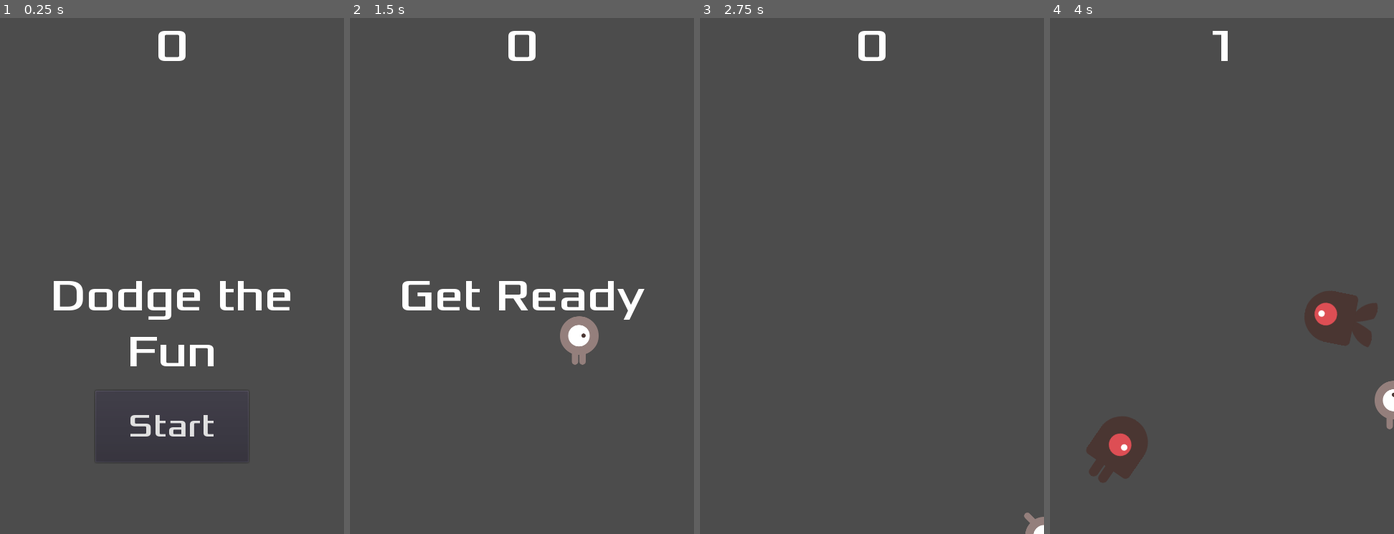
Above: before the commit, frames 1-4 (left to right).
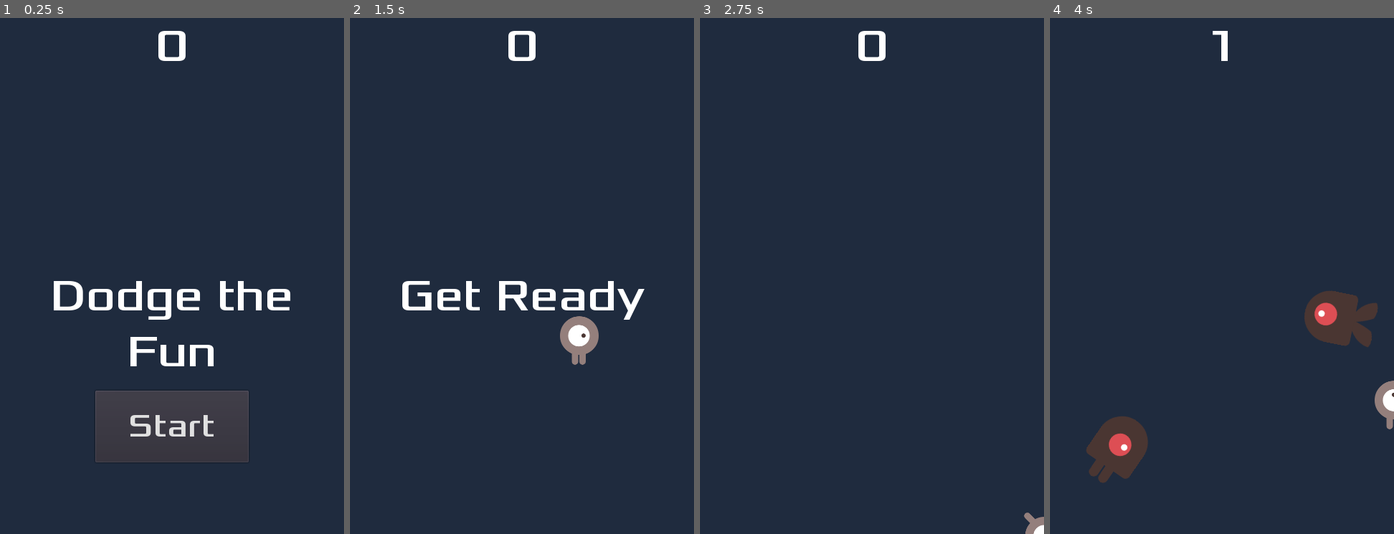
Above: after the commit, the same moments.

Repository: twinmystery/GameDodger
Game: Godot game, scene res://Main.tscn
The game is run twice, just before and just after one commit, with the same random seed, the same clock (stepped at 60 frames per second) and the same inputs.
Inputs:
- Up to frame 1 (0.25 s): no input
- Up to frame 2 (1.5 s): click "Start" at 0.5 s; tap Enter at 1.25 s; hold Right (ui_right) from 1.28 s (still down)
- Up to frame 3 (2.75 s): release Right (ui_right) at 2.03 s; hold Down (ui_down) from 2.03 s (still down)
- Up to frame 4 (4 s): release Down (ui_down) at 2.78 s; hold Right (ui_right) 2.78-3.53 s; hold Up (ui_up) from 3.53 s (still down)

The runs differ from the first frame. In frame 1, 91% of the frame differs, in the area x 0-100%, y 0-100%; in frame 2, 97%; in frame 3, 100%; in frame 4, 96%.

Commit message:
adds music and background

Diff:
--- a/Main.gd
+++ b/Main.gd
@@ -11,6 +11,7 @@
 	$ScoreTimer.stop()
 	$MobTimer.stop()
 	$HUD.show_game_over()
+	$Music.stop()
 
 func new_game():
 	score = 0
@@ -19,6 +20,7 @@
 	$HUD.update_score(score)
 	$HUD.show_message("Get Ready")
 	get_tree().call_group("mobs", "queue_free")
+	$Music.play()
 
 func _on_ScoreTimer_timeout():
 	score += 1
--- a/Main.tscn
+++ b/Main.tscn
@@ -1,9 +1,11 @@
-[gd_scene load_steps=6 format=2]
+[gd_scene load_steps=8 format=2]
 
 [ext_resource path="res://Player.tscn" type="PackedScene" id=1]
 [ext_resource path="res://Main.gd" type="Script" id=2]
 [ext_resource path="res://Mob.tscn" type="PackedScene" id=3]
 [ext_resource path="res://HUD.tscn" type="PackedScene" id=4]
+[ext_resource path="res://art/House In a Forest Loop.ogg" type="AudioStream" id=5]
+[ext_resource path="res://art/gameover.wav" type="AudioStream" id=6]
 
 [sub_resource type="Curve2D" id=1]
 _data = {
@@ -13,6 +15,11 @@
 [node name="Main" type="Node"]
 script = ExtResource( 2 )
 mob_scene = ExtResource( 3 )
+
+[node name="ColorRect" type="ColorRect" parent="."]
+anchor_right = 1.0
+anchor_bottom = 1.0
+color = Color( 0.121569, 0.168627, 0.243137, 1 )
 
 [node name="Player" parent="." instance=ExtResource( 1 )]
 
@@ -36,6 +43,12 @@
 
 [node name="HUD" parent="." instance=ExtResource( 4 )]
 
+[node name="Music" type="AudioStreamPlayer" parent="."]
+stream = ExtResource( 5 )
+
+[node name="DeathSound" type="AudioStreamPlayer" parent="."]
+stream = ExtResource( 6 )
+
 [connection signal="hit" from="Player" to="." method="game_over"]
 [connection signal="timeout" from="MobTimer" to="." method="_on_MobTimer_timeout"]
 [connection signal="timeout" from="ScoreTimer" to="." method="_on_ScoreTimer_timeout"]
